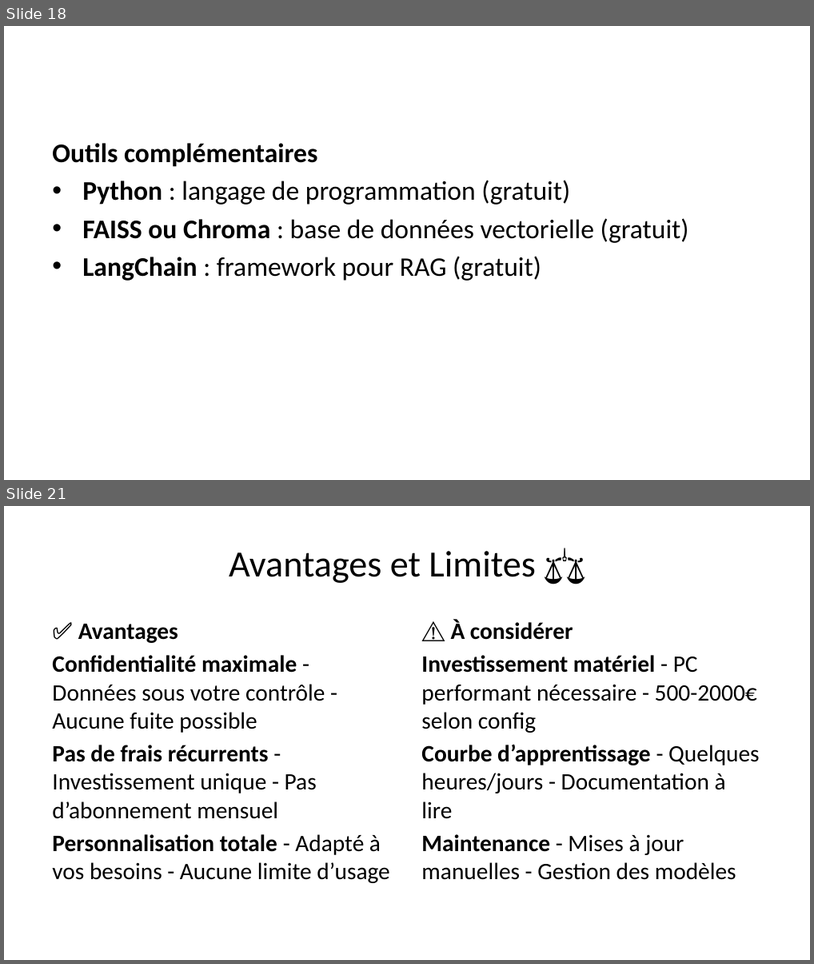
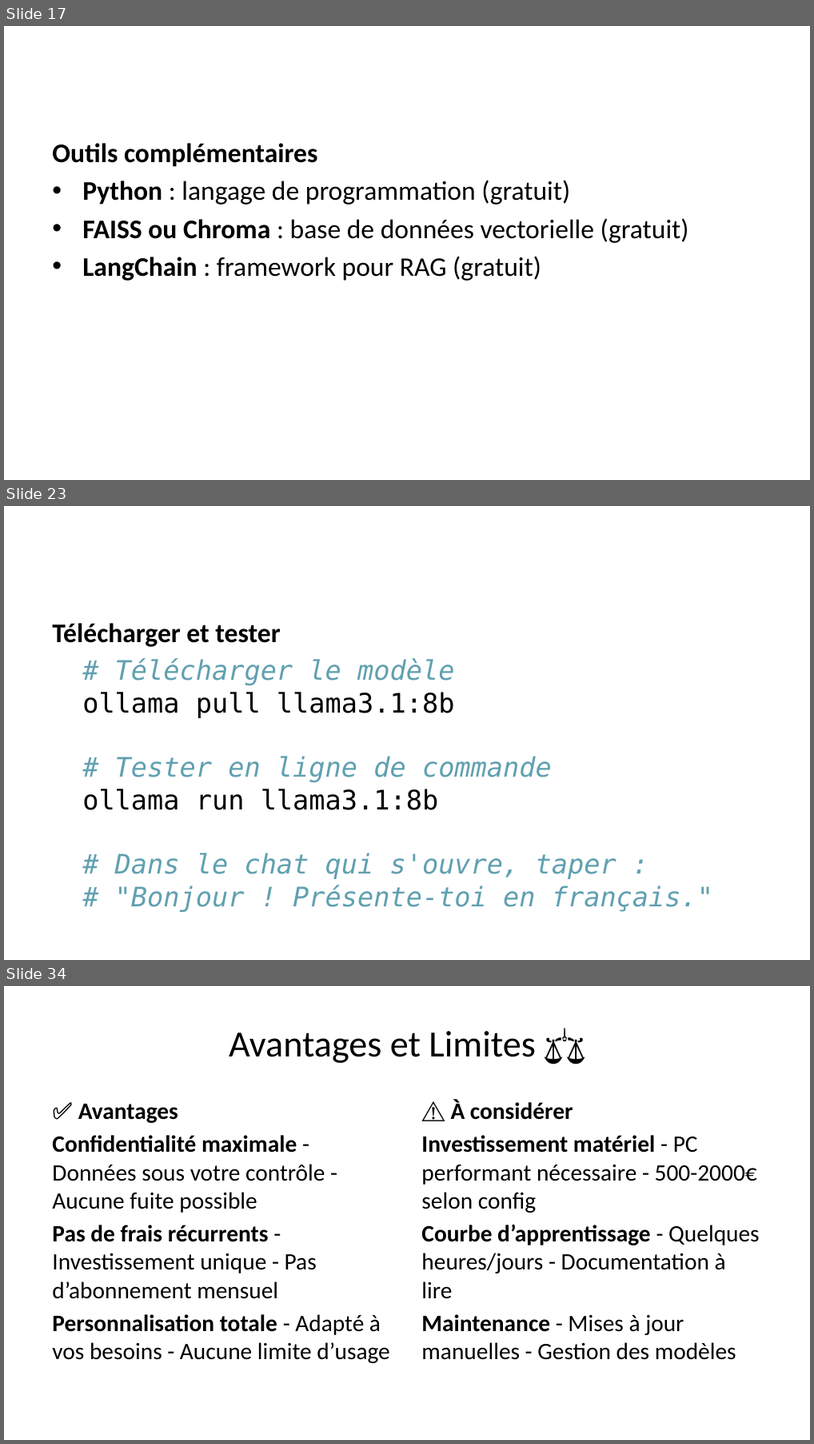
Before and after one commit to kl-IOS/IA_Locale, a slide deck: claude/presentation_grand_public.pptx. Shown one above the other, each under a label of ours: slides 18 and 21 before the commit, slides 17, 23 and 34 after it; the slides between them are not shown. The pictures are 814x964 and 814x1444 pixels, drawn with LibreOffice and Linux fonts; fonts in the diff are those of the drawing. Boxes give left, top, right and bottom in pixels: in the first picture for what was removed or moved away, otherwise in the second. Text is boxed around its words. In the diff, an @@ line names an element or a change of style, - is before the commit and + after.

```diff
--- a/claude/presentation_grand_public.pptx
+++ b/claude/presentation_grand_public.pptx
@@ slide 23 added at (x1=4, y1=506, x2=810, y2=960), background #FFFFFF @@
@@ text added at (x1=52, y1=623, x2=714, y2=912), 24 pt, text #60A0B0, italic @@
+Télécharger et tester
+# Télécharger le modèle
+ollama pull llama3.1:8b
+# Tester en ligne de commande
+ollama run llama3.1:8b
+# Dans le chat qui s'ouvre, taper :
+# "Bonjour ! Présente-toi en français."
@@ what was slide 18 is now slide 17 @@
@@ what was slide 21 is now slide 34 @@
```
Also in this commit, not shown: 4 slides changed, 15 other slides added, 3 slides removed, 16 other files.
